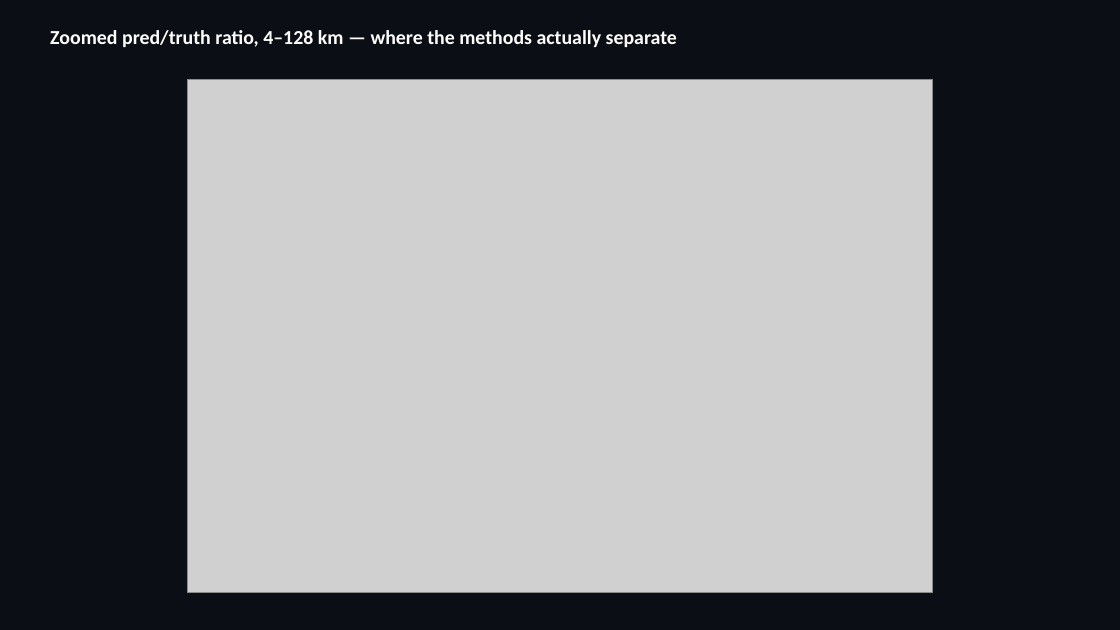
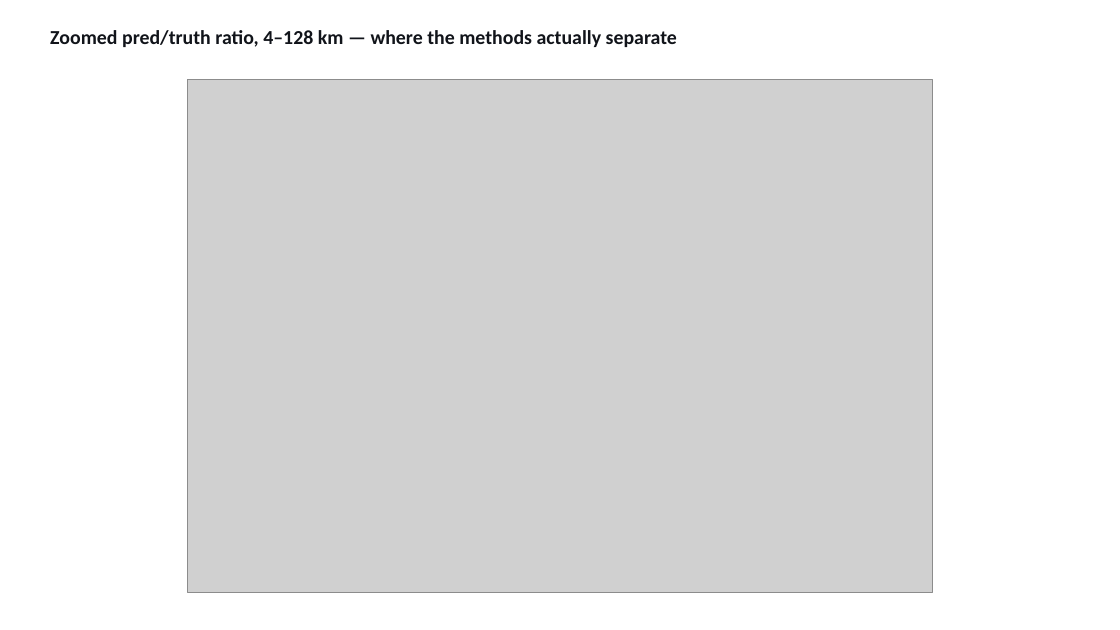
Before and after one commit to milhud/diffusion_downscaling_model, a slide deck: slide 4 of results/corrdiff_comparison/corrdiff_benchmark_slides.pptx. Drawn at 1120x630 pixels with LibreOffice and Linux fonts; fonts in the diff are those of the drawing; grey boxes stand for pictures. Boxes give left, top, right and bottom in pixels: in the first picture for what was removed or moved away, otherwise in the second. Text is boxed around its words. In the diff, an @@ line names an element or a change of style, - is before the commit and + after.

Commit message:
Switch slide deck to white background for Google Slides import

```diff
--- a/results/corrdiff_comparison/corrdiff_benchmark_slides.pptx
+++ b/results/corrdiff_comparison/corrdiff_benchmark_slides.pptx
@@ background #0B0E14 to #FFFFFF @@
@@ text "Zoomed pred/truth ratio, 4–128 km ..." at [50,30,677,47]: text colour #FFFFFF to #11141A @@
```
Also in this commit, not shown: 21 other slides changed.
